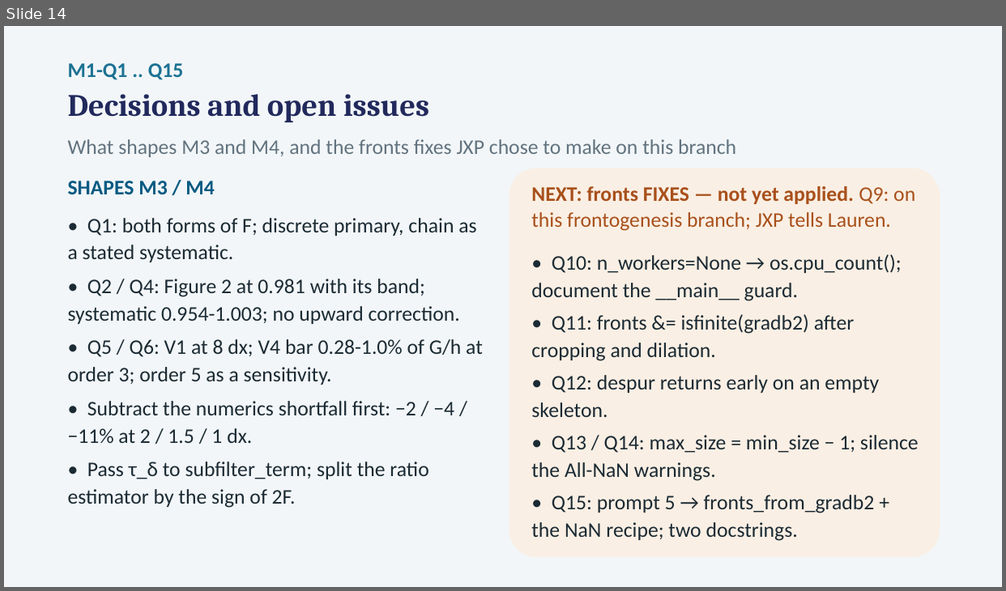
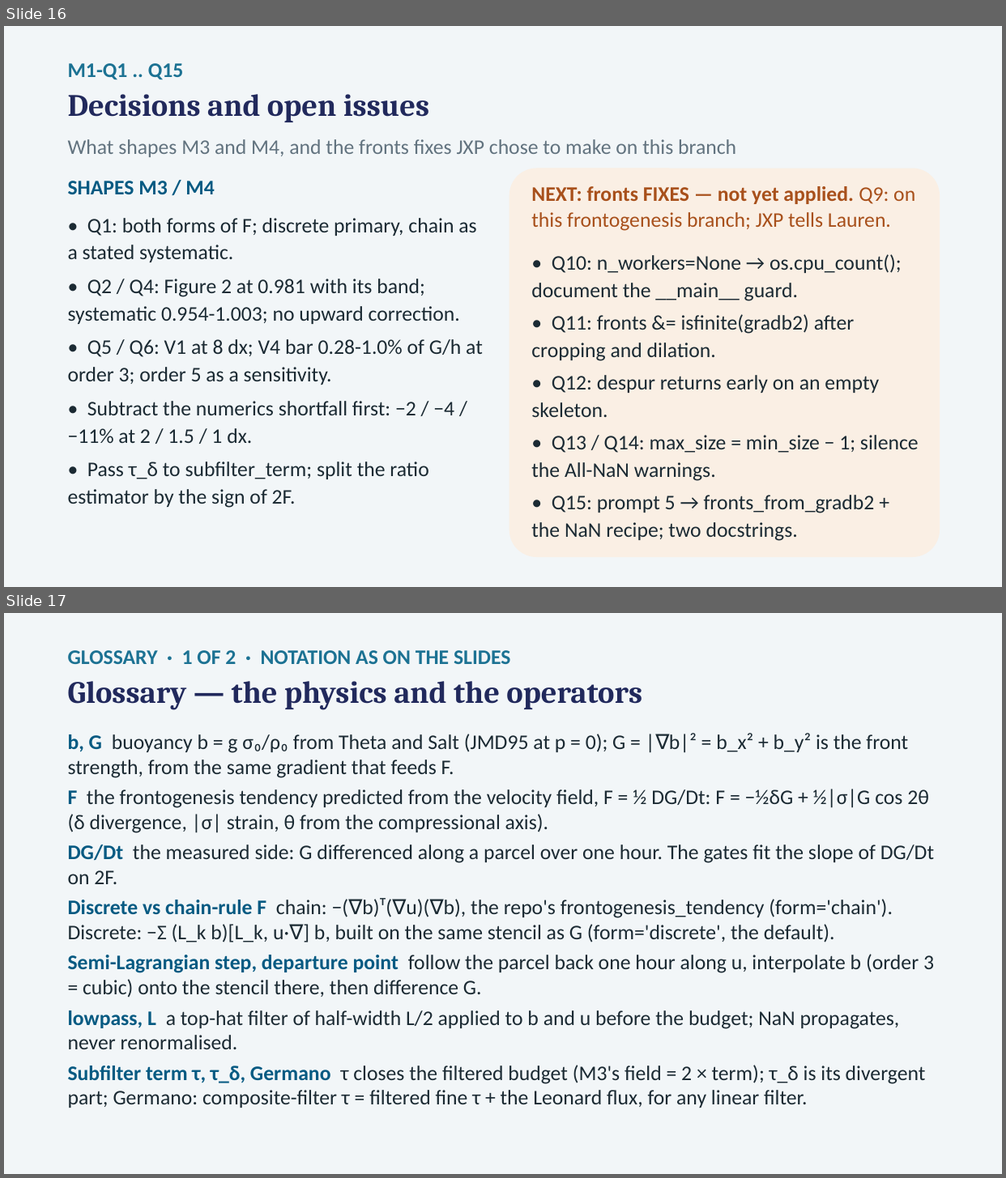
Before and after one commit to Sea-Meets-the-Stars/fronts, a slide deck: dev/frontogenesis/deck/Frontogenesis_M1_Acceptance.pptx. Shown one above the other, each under a label of ours: slide 14 before the commit, slides 16 and 17 after it. The pictures are 1006x591 and 1006x1178 pixels, drawn with LibreOffice and Linux fonts; fonts in the diff are those of the drawing. Boxes give left, top, right and bottom in pixels: in the first picture for what was removed or moved away, otherwise in the second. Text is boxed around its words. In the diff, an @@ line names an element or a change of style, - is before the commit and + after.

```diff
--- a/dev/frontogenesis/deck/Frontogenesis_M1_Acceptance.pptx
+++ b/dev/frontogenesis/deck/Frontogenesis_M1_Acceptance.pptx
@@ slide 17 added at (4, 613, 1002, 1174), background #FFFFFF @@
@@ rectangle added at (4, 613, 1002, 1174), fill #F2F6F8 @@
@@ text added at (68, 650, 510, 664), 20 pt, text #1C7293, bold @@
+GLOSSARY · 1 OF 2 · NOTATION AS ON THE SLIDES
@@ text added at (68, 681, 642, 710), 30 pt, text #21295C, bold @@
+Glossary — the physics and the operators
@@ text added at (68, 733, 934, 1108), 20 pt, text #1B2A33 @@
+b, G buoyancy b = g σ₀/ρ₀ from Theta and Salt (JMD95 at p = 0); G = |∇b|² = b_x² + b_y² is the front strength, from the same gradient that feeds F.
+F the frontogenesis tendency predicted from the velocity field, F = ½ DG/Dt: F = −½δG + ½|σ|G cos 2θ (δ divergence, |σ| strain, θ from the compressional axis).
+DG/Dt the measured side: G differenced along a parcel over one hour. The gates fit the slope of DG/Dt on 2F.
+Discrete vs chain-rule F chain: −(∇b)ᵀ(∇u)(∇b), the repo's frontogenesis_tendency (form='chain'). Discrete: −Σ (L_k b)[L_k, u·∇] b, built on the same stencil as G (form='discrete', the default).
+Semi-Lagrangian step, departure point follow the parcel back one hour along u, interpolate b (order 3 = cubic) onto the stencil there, then difference G.
+lowpass, L a top-hat filter of half-width L/2 applied to b and u before the budget; NaN propagates, never renormalised.
+Subfilter term τ, τ_δ, Germano τ closes the filtered budget (M3's field = 2 × term); τ_δ is its divergent part; Germano: composite-filter τ = filtered fine τ + the Leonard flux, for any linear filter.
@@ what was slide 14 is now slide 16 @@
```
Also in this commit, not shown: 2 slides changed, 3 other slides added, 3 other files.
